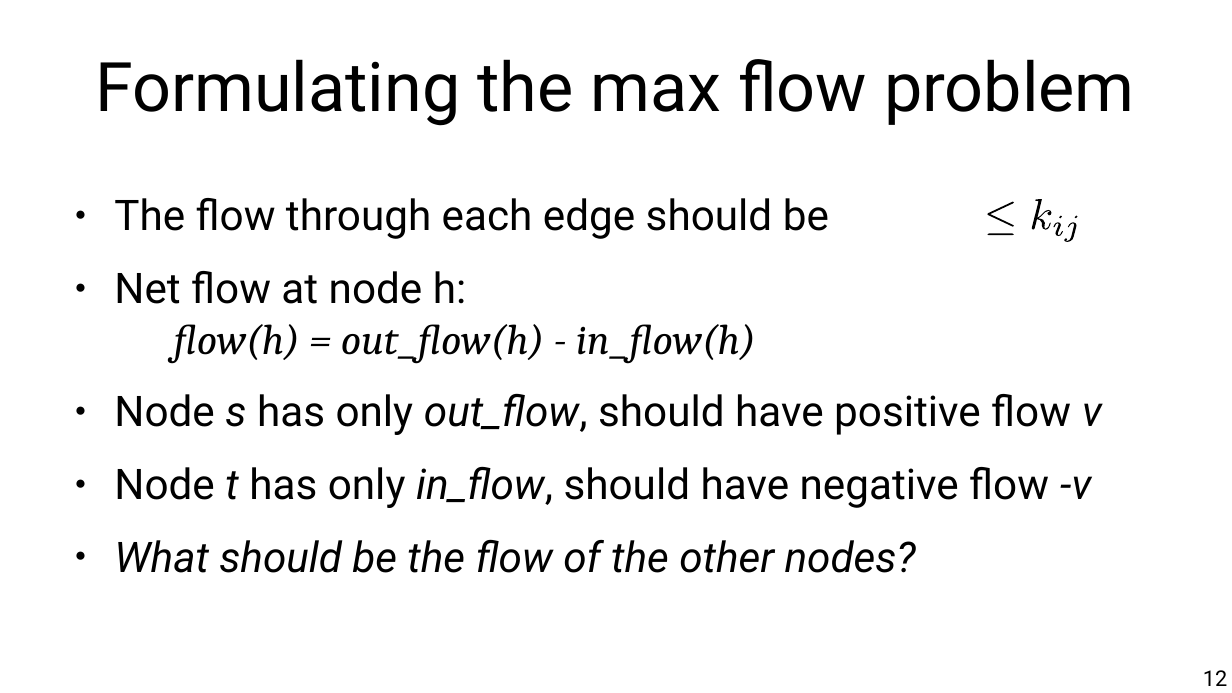
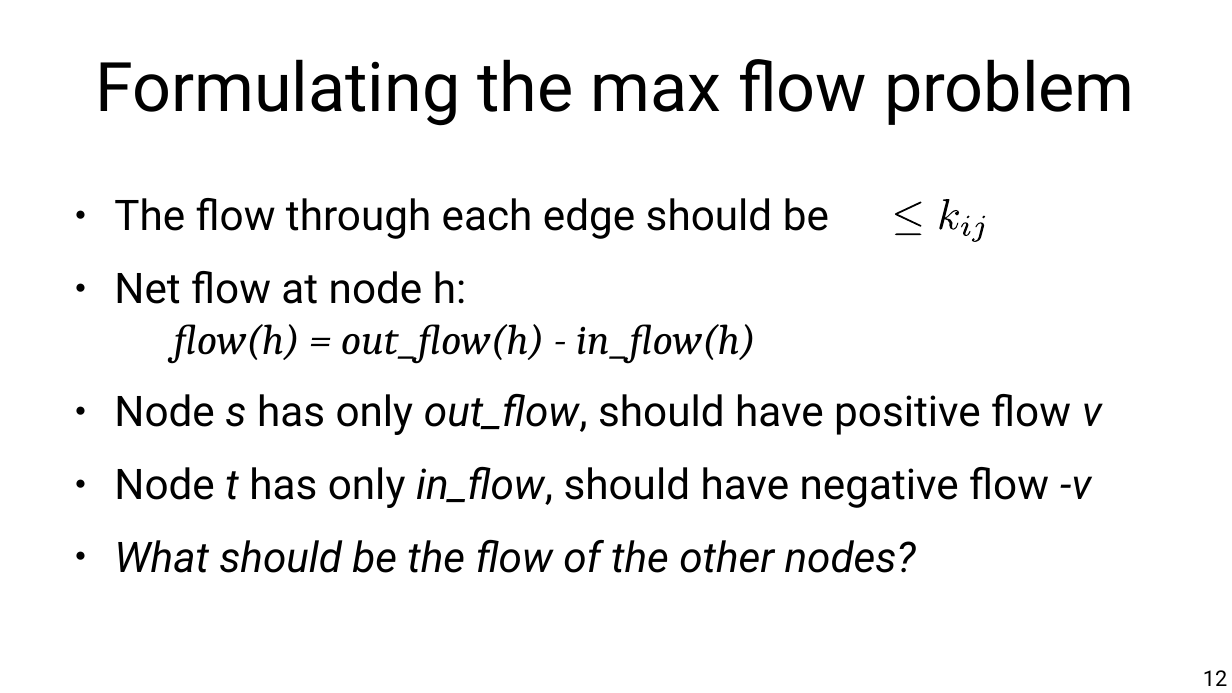
Before and after one commit to chatox/networks-science-course, a slide deck: slide 12 of theory/tt10_network_flows.odp. Drawn at 1232x693 pixels with LibreOffice and Linux fonts; fonts in the diff are those of the drawing. Boxes give left, top, right and bottom in pixels: in the first picture for what was removed or moved away, otherwise in the second. Text is boxed around its words. In the diff, an @@ line names an element or a change of style, - is before the commit and + after.

```diff
--- a/theory/tt10_network_flows.odp
+++ b/theory/tt10_network_flows.odp
@@ freeform shape moved from (x1=1032, y1=199, x2=1052, y2=229) to (x1=939, y1=199, x2=959, y2=229) @@
@@ 3 freeform shapes moved together from (x1=987, y1=201, x2=1078, y2=243) to (x1=895, y1=201, x2=985, y2=243) @@
```
Also in this commit, not shown: 15 other slides changed, 1 slide added, 6 other files.
